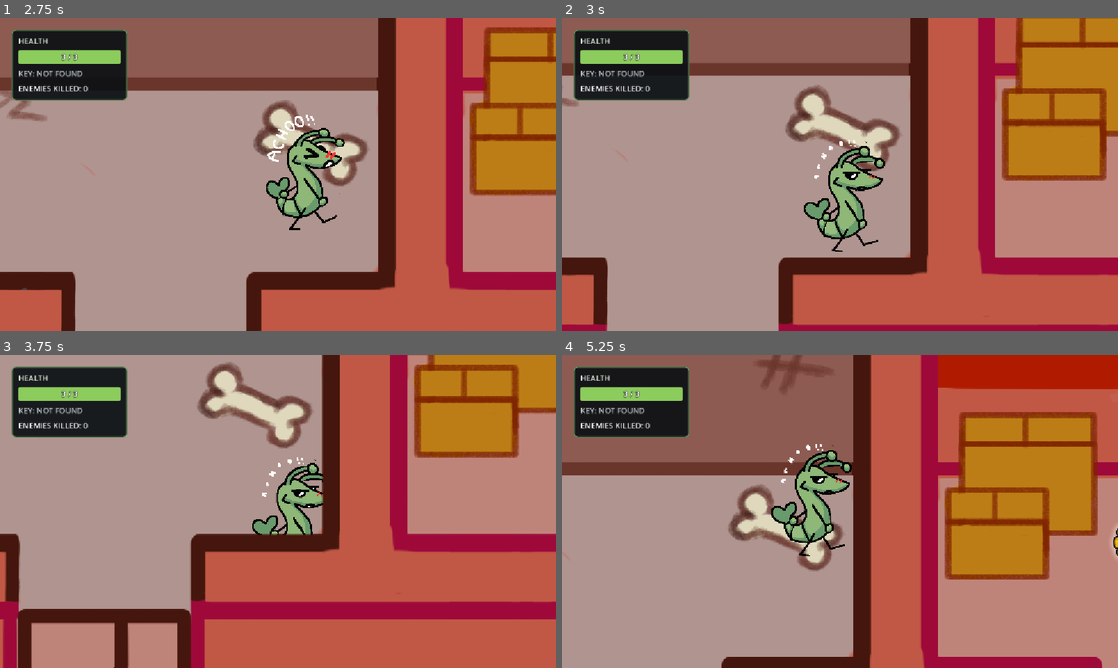
Above: before the commit, frames 1-4 (two rows, left to right).
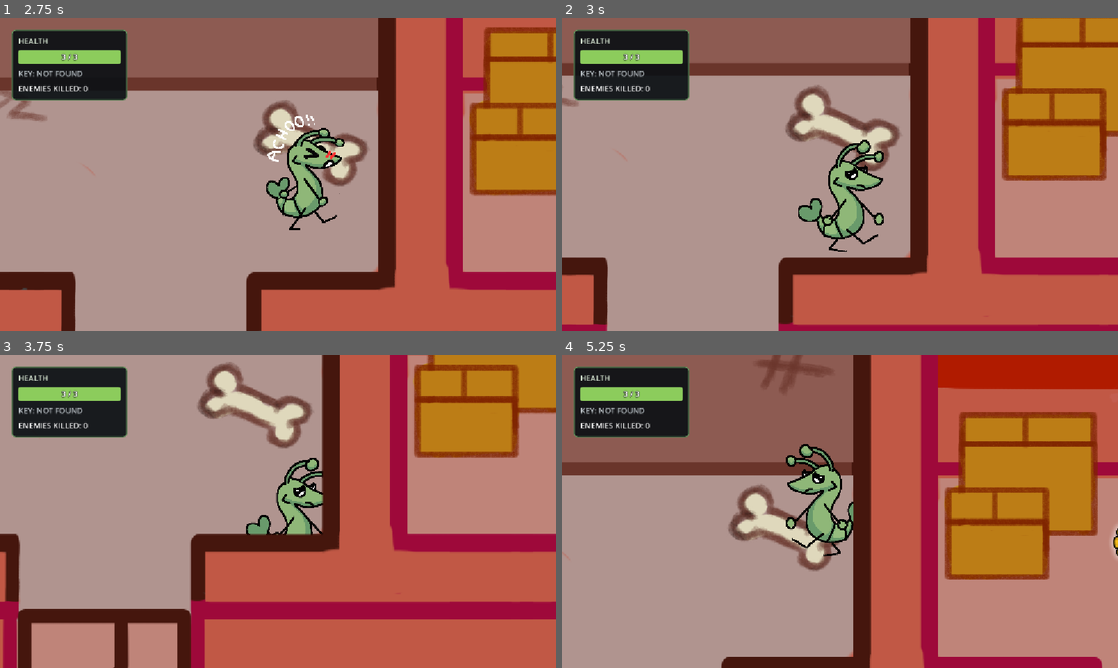
Above: after the commit, the same moments.

Repository: minhkhoily29/GameJam2026
Game: Godot game, scene res://scenes/main_menu.tscn
The game is run twice, just before and just after one commit, with the same random seed, the same clock (stepped at 60 frames per second) and the same inputs. Video files are missing from this copy of the repository; at most half a second of black plays in their place. Sound files missing from this copy of the repository are replaced by a short silence.
Inputs:
- Up to frame 1 (2.75 s): click "Play" at 0.5 s; click "Skip intro" at 1.25 s; tap Enter at 2 s; hold Right (ui_right) from 2.03 s (still down); tap E at 2.1 s; tap Space at 2.27 s
- Up to frame 2 (3 s): release Right (ui_right) at 2.78 s; hold Down (ui_down) from 2.78 s (still down); tap E at 2.85 s
- Up to frame 3 (3.75 s): tap Space at 3.02 s; release Down (ui_down) at 3.53 s; hold Right (ui_right) from 3.53 s (still down); tap E at 3.6 s
- Up to frame 4 (5.25 s): release Right (ui_right) at 4.28 s; hold Up (ui_up) 4.28-5.03 s; tap E at 4.35, 5.1 s; tap Space at 4.52 s; hold Left (ui_left) from 5.03 s (still down)

Frame 1 is identical in both runs. In frame 2, 1.1% of the frame differs, in the area x 42-59%, y 38-75%; in frame 3, 0.8%; in frame 4, 2.5%, in the area x 37-53%, y 28-65%.

Commit message:
Fixed him

Diff:
--- a/scenes/main.tscn
+++ b/scenes/main.tscn
@@ -24,8 +24,7 @@
 [ext_resource type="Script" uid="uid://dtkbyoo8v70r5" path="res://scripts/FinalDoor.gd" id="31_final_door"]
 [ext_resource type="PackedScene" path="res://scenes/HUD.tscn" id="40_health_hud"]
 [ext_resource type="Script" uid="uid://cwsiftw5afmgi" path="res://scripts/audio/player_state_audio.gd" id="40_state_audio"]
-
-[ext_resource type="Script" path="res://scripts/ExtractionPortal.gd" id="50_extraction"]
+[ext_resource type="Script" uid="uid://df0ma0hqpo76v" path="res://scripts/ExtractionPortal.gd" id="50_extraction"]
 
 [sub_resource type="AtlasTexture" id="AtlasTexture_5poiv"]
 atlas = ExtResource("18_dp3eg")
@@ -278,10 +277,6 @@
 atlas = ExtResource("9_jscy8")
 region = Rect2(1500, 0, 500, 500)
 
-[sub_resource type="AtlasTexture" id="AtlasTexture_vc5cj"]
-atlas = ExtResource("9_jscy8")
-region = Rect2(2000, 0, 500, 500)
-
 [sub_resource type="AtlasTexture" id="AtlasTexture_jkv2x"]
 atlas = ExtResource("6_a8y0u")
 region = Rect2(0, 0, 500, 500)
@@ -452,13 +447,10 @@
 }, {
 "duration": 1.0,
 "texture": SubResource("AtlasTexture_txyw0")
-}, {
-"duration": 1.0,
-"texture": SubResource("AtlasTexture_vc5cj")
 }],
 "loop": 1,
 "name": &"sneeze",
-"speed": 5.0
+"speed": 6.0
 }, {
 "frames": [{
 "duration": 1.0,
@@ -686,6 +678,7 @@
 sprite_frames = SubResource("SpriteFrames_o6kvn")
 animation = &"sneeze"
 autoplay = "idle"
+frame_progress = 0.176214
 
 [node name="ControllerUDP" type="Node2D" parent="CharacterBody2D" unique_id=1430847332]
 script = ExtResource("2_sugp2")
@@ -740,7 +733,7 @@
 [node name="CollisionPolygon2D" type="CollisionPolygon2D" parent="Enemies/MessHall" unique_id=1861908371]
 polygon = PackedVector2Array(-1080, 0, -470, 0, -470, 990, -1080, 990)
 
-[node name="MessHallFarSide" type="Area2D" parent="Enemies"]
+[node name="MessHallFarSide" type="Area2D" parent="Enemies" unique_id=1767118060]
 collision_layer = 0
 script = ExtResource("9_sections")
 minimum_enemies = 6
@@ -749,28 +742,24 @@
 enemy_spacing = 280.0
 spawn_layout = 1
 
-[node name="CollisionPolygon2D" type="CollisionPolygon2D" parent="Enemies/MessHallFarSide"]
+[node name="CollisionPolygon2D" type="CollisionPolygon2D" parent="Enemies/MessHallFarSide" unique_id=1377930588]
 polygon = PackedVector2Array(-470, 0, 140, 0, 140, 990, -470, 990)
 
-
-[node name="LowerRightHall" type="Area2D" parent="Enemies"]
+[node name="LowerRightHall" type="Area2D" parent="Enemies" unique_id=1867630310]
 collision_layer = 0
 script = ExtResource("9_sections")
 minimum_enemies = 4
-maximum_enemies = 4
 player_clearance = 200.0
 enemy_spacing = 250.0
 spawn_layout = 1
 
-[node name="CollisionPolygon2D" type="CollisionPolygon2D" parent="Enemies/LowerRightHall"]
+[node name="CollisionPolygon2D" type="CollisionPolygon2D" parent="Enemies/LowerRightHall" unique_id=1712222243]
 polygon = PackedVector2Array(140, 410, 1090, 410, 1090, 990, 140, 990)
-
 
 [node name="ObservationRoom" type="Area2D" parent="Enemies" unique_id=2116962393]
 collision_layer = 0
 script = ExtResource("9_sections")
 minimum_enemies = 4
-maximum_enemies = 4
 player_clearance = 200.0
 enemy_spacing = 280.0
 spawn_layout = 2
@@ -852,25 +841,24 @@
 
 [node name="HUD" parent="." unique_id=1610942088 instance=ExtResource("40_health_hud")]
 
-[node name="ExtractionPortal" type="Area2D" parent="."]
+[node name="ExtractionPortal" type="Area2D" parent="." unique_id=987631505]
+z_index = 4
 position = Vector2(678, -356)
-z_index = 4
 collision_layer = 0
 collision_mask = 0
 monitoring = false
 monitorable = false
 script = ExtResource("50_extraction")
 
-[node name="Trigger" type="CollisionPolygon2D" parent="ExtractionPortal"]
+[node name="Trigger" type="CollisionPolygon2D" parent="ExtractionPortal" unique_id=120146603]
 polygon = PackedVector2Array(-285, 0, -200, -135, 0, -195, 200, -135, 285, 0, 200, 135, 0, 195, -200, 135)
 
-[node name="Prompt" type="Label" parent="ExtractionPortal"]
+[node name="Prompt" type="Label" parent="ExtractionPortal" unique_id=1863639539]
 visible = false
 offset_left = -285.0
+offset_top = -225.0
 offset_right = 285.0
-offset_top = -225.0
 offset_bottom = -185.0
-mouse_filter = 2
 theme_override_colors/font_outline_color = Color(0.04, 0.08, 0.13, 1)
 theme_override_constants/outline_size = 7
 theme_override_font_sizes/font_size = 27
Not shown: 1 places in scenes/main.tscn that only renumber resources
